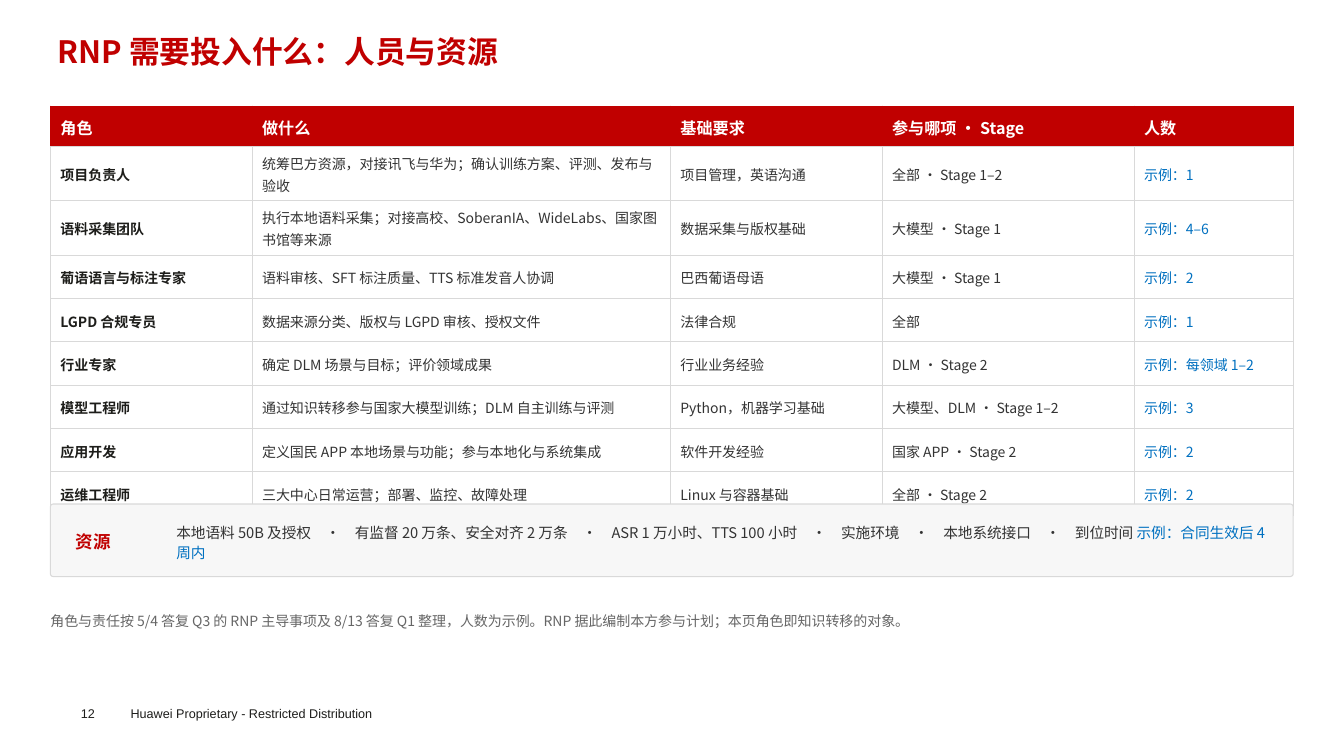
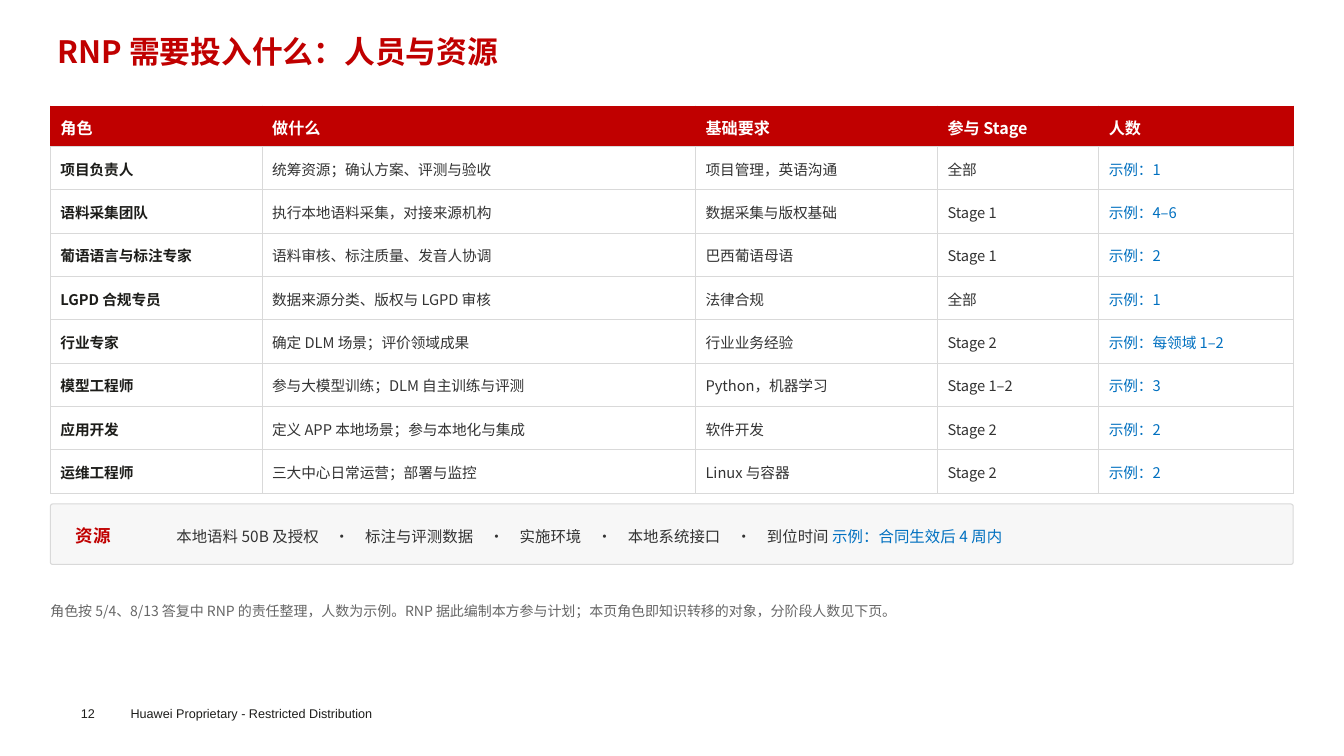
Before and after one commit to chyhcs/wyyh, a slide deck: slide 12 of RNP-讯飞交流-会议版.pptx. Drawn at 1344x756 pixels with LibreOffice and Linux fonts; fonts in the diff are those of the drawing; background and template pictures are left out. Boxes give left, top, right and bottom in pixels: in the first picture for what was removed or moved away, otherwise in the second. Text is boxed around its words. In the diff, an @@ line names an element or a change of style, - is before the commit and + after.

```diff
--- a/RNP-讯飞交流-会议版.pptx
+++ b/RNP-讯飞交流-会议版.pptx
@@ table at bbox=[50, 106, 1294, 493] @@
-row 1, column 4: 参与哪项 · Stage
+row 1, column 4: 参与 Stage
-row 2, column 2: 统筹巴方资源，对接讯飞与华为；确认训练方案、评测、发布与验收
+row 2, column 2: 统筹资源；确认方案、评测与验收
-row 2, column 4: 全部 · Stage 1–2
+row 2, column 4: 全部
-row 3, column 2: 执行本地语料采集；对接高校、SoberanIA、WideLabs、国家图书馆等来源
+row 3, column 2: 执行本地语料采集，对接来源机构
-row 3, column 4: 大模型 · Stage 1
+row 3, column 4: Stage 1
-row 4, column 2: 语料审核、SFT 标注质量、TTS 标准发音人协调
+row 4, column 2: 语料审核、标注质量、发音人协调
-row 4, column 4: 大模型 · Stage 1
+row 4, column 4: Stage 1
-row 5, column 2: 数据来源分类、版权与 LGPD 审核、授权文件
+row 5, column 2: 数据来源分类、版权与 LGPD 审核
-row 6, column 2: 确定 DLM 场景与目标；评价领域成果
+row 6, column 2: 确定 DLM 场景；评价领域成果
-row 6, column 4: DLM · Stage 2
+row 6, column 4: Stage 2
-row 7: 模型工程师 | 通过知识转移参与国家大模型训练；DLM 自主训练与评测 | Python，机器学习基础 | 大模型、DLM · Stage 1–2 | 示例：3
+row 7: 模型工程师 | 参与大模型训练；DLM 自主训练与评测 | Python，机器学习 | Stage 1–2 | 示例：3
-row 8: 应用开发 | 定义国民 APP 本地场景与功能；参与本地化与系统集成 | 软件开发经验 | 国家 APP · Stage 2 | 示例：2
+row 8: 应用开发 | 定义 APP 本地场景；参与本地化与集成 | 软件开发 | Stage 2 | 示例：2
-row 9: 运维工程师 | 三大中心日常运营；部署、监控、故障处理 | Linux 与容器基础 | 全部 · Stage 2 | 示例：2
+row 9: 运维工程师 | 三大中心日常运营；部署与监控 | Linux 与容器 | Stage 2 | 示例：2
@@ size 10 to 10.5 pt in "项目负责人", "项目管理，英语沟通", "示例：1", "语料采集团队" and 18 more places @@
@@ rounded rectangle: place and size @@
-rounded rectangle at bbox=[50, 504, 1294, 577]
+rounded rectangle at bbox=[50, 504, 1294, 565]
@@ text "资源": place and size @@
-text "资源" at bbox=[76, 533, 111, 550]
+text "资源" at bbox=[76, 527, 111, 544]
@@ text at bbox=[176, 529, 1002, 544]: text changed; size 10.5 to 11 pt @@
-本地语料 50B 及授权 · 有监督 20 万条、安全对齐 2 万条 · ASR 1 万小时、TTS 100 小时 · 实施环境 · 本地系统接口 · 到位时间 示例：合同生效后 4 周内
+本地语料 50B 及授权 · 标注与评测数据 · 实施环境 · 本地系统接口 · 到位时间 示例：合同生效后 4 周内
@@ text at bbox=[50, 604, 896, 619]: text changed @@
-角色与责任按 5/4 答复 Q3 的 RNP 主导事项及 8/13 答复 Q1 整理，人数为示例。RNP 据此编制本方参与计划；本页角色即知识转移的对象。
+角色按 5/4、8/13 答复中 RNP 的责任整理，人数为示例。RNP 据此编制本方参与计划；本页角色即知识转移的对象，分阶段人数见下页。
```
Also in this commit, not shown: 8 other slides changed, 1 other file.
